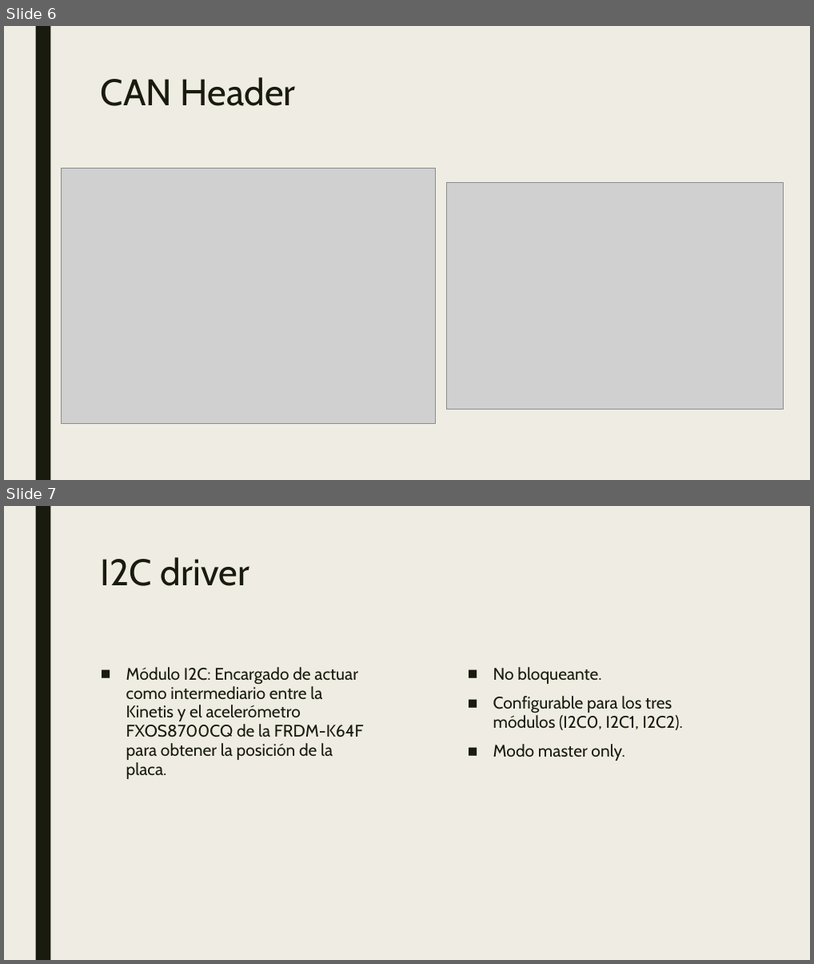
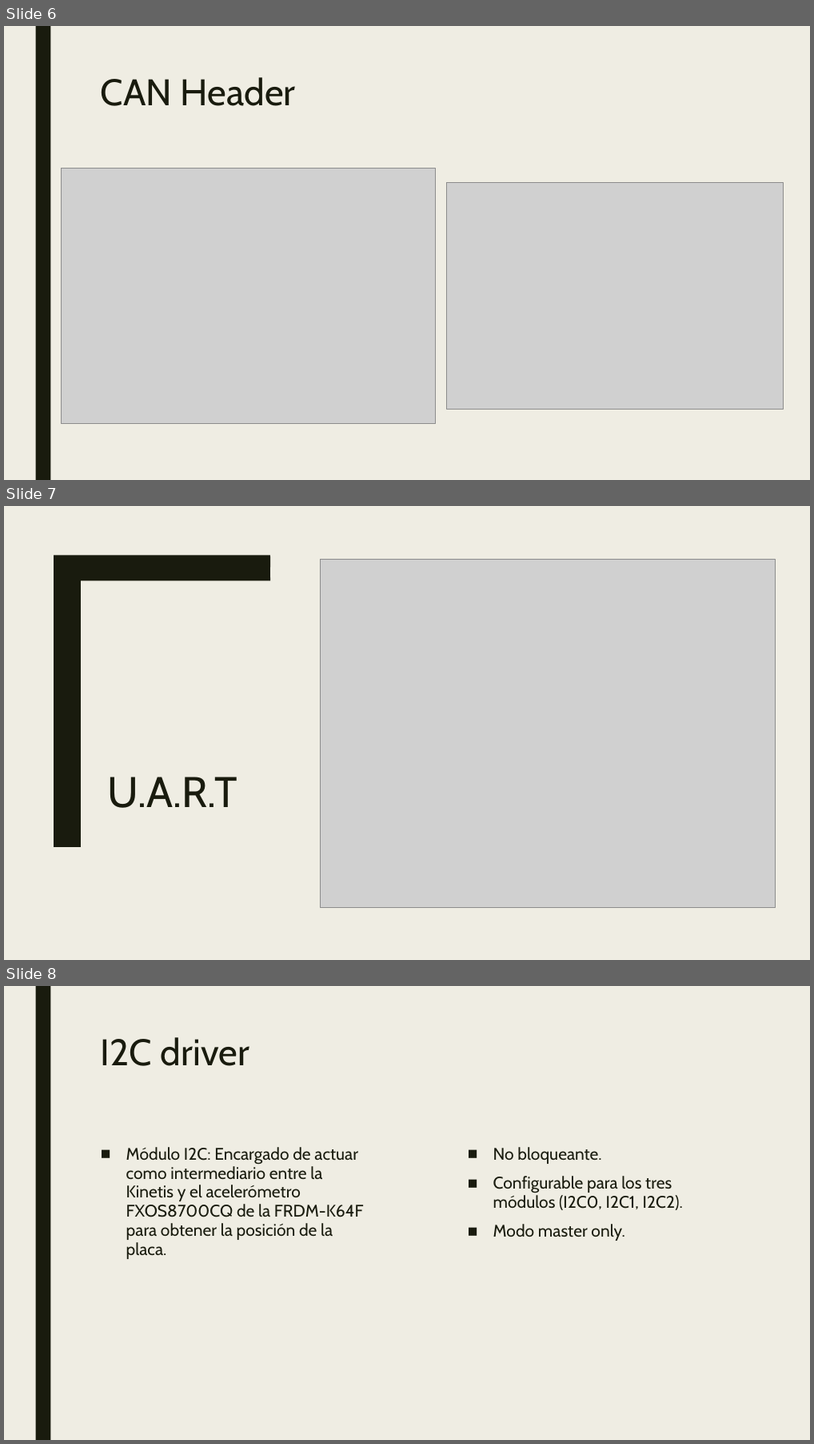
Before and after one commit to mlarroque/TP2-LABmicros, a slide deck: PPT/Comunicación serie.pptx. Shown one above the other, each under a label of ours: slides 6 and 7 before the commit, slides 6, 7 and 8 after it. The pictures are 814x964 and 814x1444 pixels, drawn with LibreOffice and Linux fonts; fonts in the diff are those of the drawing; grey boxes stand for pictures. Boxes give left, top, right and bottom in pixels: in the first picture for what was removed or moved away, otherwise in the second. Text is boxed around its words. In the diff, an @@ line names an element or a change of style, - is before the commit and + after.

```diff
--- a/PPT/Comunicación serie.pptx
+++ b/PPT/Comunicación serie.pptx
@@ slide 7 added at bbox=[4, 506, 810, 960], background #EFEDE3 @@
@@ rectangle added at bbox=[4, 506, 355, 960], fill #8C8D86 @@
@@ rectangle added at bbox=[4, 506, 810, 960], fill #EFEDE3 @@
@@ rectangle added at bbox=[355, 506, 370, 960], fill #191B0E @@
@@ freeform shape added at bbox=[54, 555, 270, 847], fill #191B0E @@
@@ picture added at bbox=[320, 559, 775, 907] @@
@@ title added at bbox=[108, 776, 238, 808], 51 pt, text #191B0E @@
+U.A.R.T
@@ what was slide 7 is now slide 8 @@
```
Also in this commit, not shown: 1 slide changed, 2 other slides added, 2 slides removed, 2 other files.
